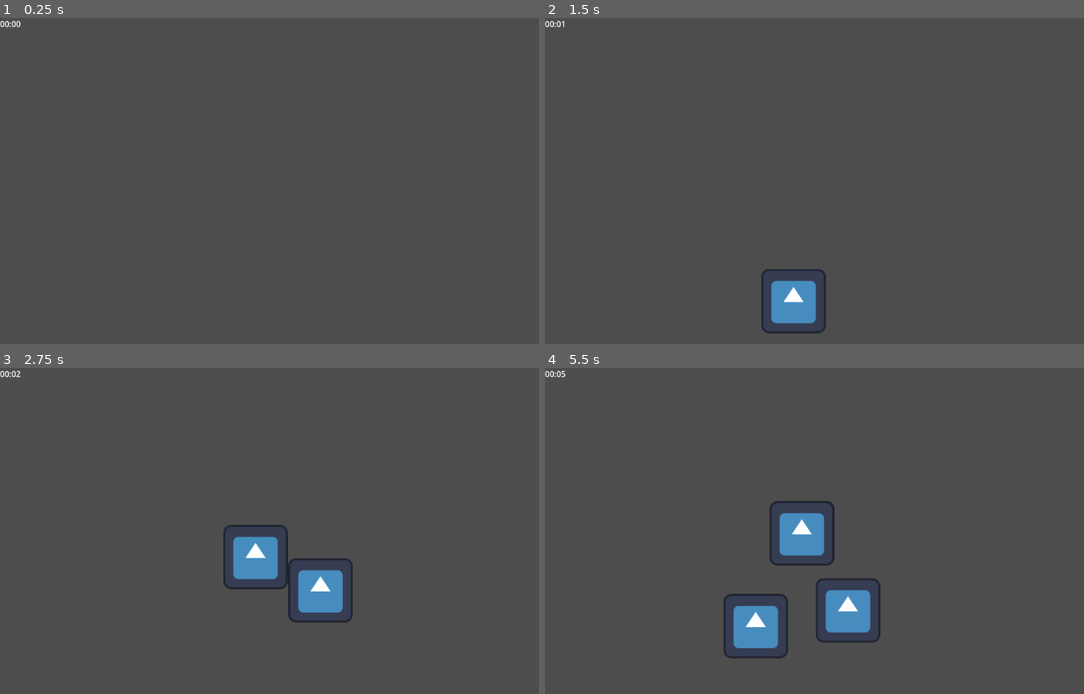
Above: before the commit, frames 1-4 (two rows, left to right).
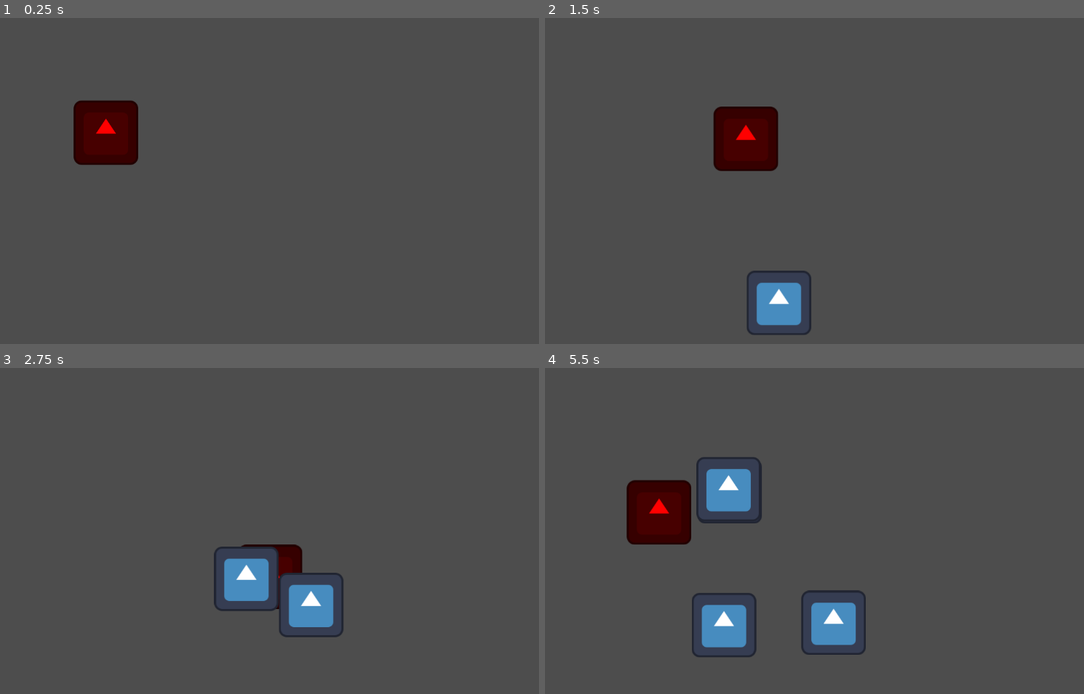
Above: after the commit, the same moments.

Repository: stap1/SCIM
Game: Godot game, scene res://scenes/Main.tscn
Same seed, same stepped clock (60 frames per second), same inputs: the game is played once before the commit and once after it. This scene is started directly instead of the project's main scene. The engine's default icon, where the game draws it, is replaced by a stand-in: a white triangle on a blue panel in a dark square. Sound files missing from this copy of the repository are replaced by a short silence.
Inputs:
- Up to frame 1 (0.25 s): no input
- Up to frame 2 (1.5 s): tap Enter at 0.5 s; hold Right 0.53-1.28 s; hold Down from 1.28 s (still down)
- Up to frame 3 (2.75 s): release Down at 2.03 s; hold Right from 2.03 s (still down)
- Up to frame 4 (5.5 s): release Right at 2.78 s; hold Up 2.78-3.53 s; hold Left 3.53-5.03 s; hold Down from 5.03 s (still down)

The runs differ from the first frame. In frame 1, 2.4% of the frame differs, in the area x 0-26%, y 0-45%; in frame 2, 3.8%; in frame 3, 3.9%; in frame 4, 9.1%, in the area x 0-63%, y 0-90%.

Commit message:
naprawa sterowania łodzią i automatycznego ruchu wrogów (wyłączenie zwodniczej kamery)
Całkowicie naprawiono sterowanie łodzią (teraz działa na sztywno pod strzałkami i WASD w boat.gd).

Wrogowie (enemy.gd) poprawnie namierzają gracza przez grupę "player" i automatycznie płyną w jego stronę.

UWAGA: Wyłączono węzeł Camera2D w scenie łodzi! Powodował on potężną iluzję optyczną – przez brak tła łódka wydawała się stać w miejscu, a poruszający się świat (wrogowie) wyglądał, jakby był sterowany klawiaturą. Bez kamery wszystko działa idealnie.

Diff:
--- a/scenes/Main.tscn
+++ b/scenes/Main.tscn
@@ -1,16 +1,13 @@
 [gd_scene format=3 uid="uid://dkvg8apcfepju"]
 
 [ext_resource type="Script" uid="uid://dojtumr0hthqr" path="res://scripts/systems/main.gd" id="1_elqb8"]
-[ext_resource type="PackedScene" uid="uid://bgujj5qrm2th" path="res://scenes/ui/hud.tscn" id="2_rvslj"]
+[ext_resource type="PackedScene" uid="uid://df7rbwsa6d6ec" path="res://scenes/player/boat.tscn" id="3_sugp2"]
 
 [node name="Main" type="Node2D" unique_id=1150465566]
 position = Vector2(210, 228)
 script = ExtResource("1_elqb8")
 
-[node name="Node2D" parent="." unique_id=1219351022 instance=ExtResource("2_rvslj")]
-
 [node name="Timer" type="Timer" parent="." unique_id=840186147]
 autostart = true
 
-[node name="Player" type="Node2D" parent="." unique_id=51227898]
-position = Vector2(300, 101)
+[node name="Boat" parent="." unique_id=1889304063 instance=ExtResource("3_sugp2")]
--- /dev/null
+++ b/scenes/player/boat.tscn
@@ -0,0 +1,19 @@
+[gd_scene format=3 uid="uid://df7rbwsa6d6ec"]
+
+[ext_resource type="Texture2D" uid="uid://lo573ehi77hb" path="res://icon.svg" id="1_stvsh"]
+[ext_resource type="Script" uid="uid://cb28khn2ubxbc" path="res://scripts/player/boat.gd" id="1_webh6"]
+
+[sub_resource type="CircleShape2D" id="CircleShape2D_webh6"]
+
+[node name="Boat" type="CharacterBody2D" unique_id=1889304063]
+script = ExtResource("1_webh6")
+
+[node name="Sprite2D" type="Sprite2D" parent="." unique_id=703452449]
+modulate = Color(1, 0, 0, 1)
+texture = ExtResource("1_stvsh")
+
+[node name="CollisionShape2D" type="CollisionShape2D" parent="." unique_id=387997369]
+shape = SubResource("CircleShape2D_webh6")
+
+[node name="Camera2D" type="Camera2D" parent="." unique_id=1395656772]
+enabled = false
--- a/scripts/globals/game_state.gd
+++ b/scripts/globals/game_state.gd
@@ -4,10 +4,12 @@
 var time: float = 0.0
 var level: int = 1
 var xp: int = 0
+var xp_to_next: int = 0
+var player_hp: float = 0.0
+var eco_score: int = 0
+var enemies_killed: int = 0
+var miniboss_defeated: bool = false
 
-# Funkcja do resetowania gry po śmierci gracza
-func reset_state():
-	score = 0
-	time = 0.0
-	level = 1
-	xp = 0
+# OTE DWIE LINIJKI NAPRAWIĄ TWÓJ BŁĄD:
+var is_paused: bool = false
+var is_game_over: bool = false
--- /dev/null
+++ b/scripts/player/boat.gd
@@ -0,0 +1,37 @@
+extends CharacterBody2D
+
+@export var max_speed: float = 250.0
+@export var acceleration: float = 800.0
+@export var friction: float = 600.0
+
+func _ready() -> void:
+	# Rejestrujemy łódź w grupie "player" wg specyfikacji, żeby wrogowie nas znaleźli
+	add_to_group("player")
+
+func _physics_process(delta: float) -> void:
+	# Zabezpieczenie przed ruchem w menu lub pauzie
+	if GameState.is_paused or GameState.is_game_over:
+		return
+
+	_handle_movement(delta)
+	move_and_slide()
+
+func _handle_movement(delta: float) -> void:
+	# PANCERNY TEST: Czytamy fizyczne strzałki i WASD na sztywno z klawiatury!
+	var input_dir = Vector2.ZERO
+
+	if Input.is_key_pressed(KEY_RIGHT) or Input.is_key_pressed(KEY_D):
+		input_dir.x += 1
+	if Input.is_key_pressed(KEY_LEFT) or Input.is_key_pressed(KEY_A):
+		input_dir.x -= 1
+	if Input.is_key_pressed(KEY_DOWN) or Input.is_key_pressed(KEY_S):
+		input_dir.y += 1
+	if Input.is_key_pressed(KEY_UP) or Input.is_key_pressed(KEY_W):
+		input_dir.y -= 1
+
+	input_dir = input_dir.normalized()
+
+	if input_dir.length() > 0:
+		velocity = velocity.move_toward(input_dir * max_speed, acceleration * delta)
+	else:
+		velocity = velocity.move_toward(Vector2.ZERO, friction * delta)
--- a/scripts/systems/enemy.gd
+++ b/scripts/systems/enemy.gd
@@ -4,7 +4,8 @@
 var player_node = null
 
 func _ready():
-	player_node = get_parent().get_node_or_null("Player")
+	# Szukamy nowej łodzi bezpiecznie przez Grupę "player"
+	player_node = get_tree().get_first_node_in_group("player")
 
 	# Odtwarzamy dźwięk spawnu/hitu
 	$SpawnSound.play()
@@ -15,9 +16,21 @@
 	die()
 
 func _process(delta):
-	if player_node != null:
-		var direction = (player_node.position - position).normalized()
-		position += direction * speed * delta
+	# Zabezpieczenie przed ruchem podczas pauzy globalnej
+	if GameState.is_paused or GameState.is_game_over:
+		return
+
+	# Jeśli nie mamy gracza lub referencja jest nieważna, szukamy go ponownie
+	if player_node == null or not is_instance_valid(player_node):
+		player_node = get_tree().get_first_node_in_group("player")
+
+	# Jeśli łódka jeszcze fizycznie nie zdążyła się załadować – czekamy na kolejną klatkę
+	if player_node == null:
+		return
+
+	# Prawdziwy, automatyczny ruch w stronę globalnej pozycji nowej łodzi
+	var direction = (player_node.global_position - global_position).normalized()
+	position += direction * speed * delta
 
 # Prawdziwa funkcja umierania, gotowa na dodanie strzelania!
 func die():
Not shown, added: scripts/player/boat.gd.uid
